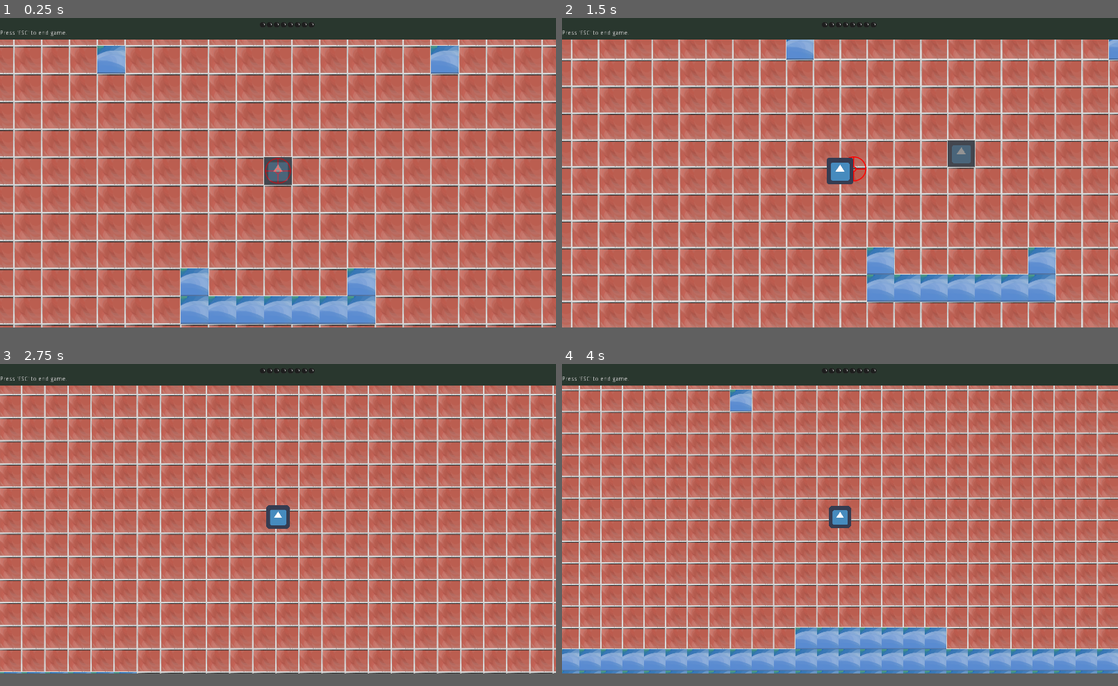
Above: before the commit, frames 1-4 (two rows, left to right).
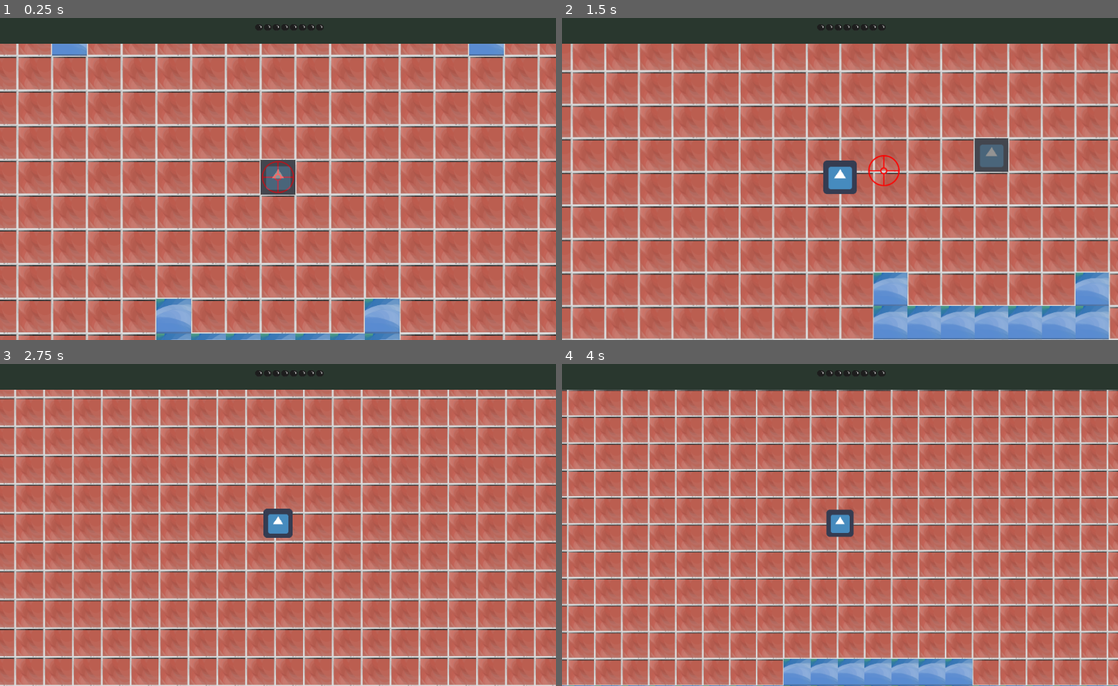
Above: after the commit, the same moments.

Repository: TrueSgtMonkey/texture_progress_auto_update
Game: Godot game, scene res://scenes/Main.tscn
Same seed, same stepped clock (60 frames per second), same inputs: the game is played once before the commit and once after it. The engine's default icon, where the game draws it, is replaced by a stand-in: a white triangle on a blue panel in a dark square.
Inputs (mouse positions are in pixels of both pictures, inside the frame that each line leads up to):
- Up to frame 1 (0.25 s): no input
- Up to frame 2 (1.5 s): tap Enter at 0.5 s; move the mouse to (962, 156) at 0.52 s; press the mouse at (962, 156) at 0.53 s; tap Space at 1.25 s; move the mouse to (728, 185) at 1.27 s; release the mouse at (728, 185) at 1.28 s; click (728, 185) at 1.35 s
- Up to frame 3 (2.75 s): move the mouse to (333, 447) at 2.02 s; press the mouse at (333, 447) at 2.03 s
- Up to frame 4 (4 s): move the mouse to (812, 579) at 2.77 s; release the mouse at (812, 579) at 2.78 s; click (812, 579) at 2.85 s; move the mouse to (1006, 563) at 3.52 s; press the mouse at (1006, 563) at 3.53 s
In our replay, the window is 800x450 before the commit and 800x468 after it. These sizes can differ from the game's own. Grey fills any space a smaller window leaves; there, only what the larger window draws over its background counts as a difference.

The runs differ from the first frame. In frame 1, 43% of the frame differs, in the area x 0-100%, y 1-100%; in frame 2, 43%; in frame 3, 38%; in frame 4, 44%.

Commit message:
Revert "project_end"
This reverts commit 5c610c89210dade77f9680c392bf6f729e2e45b5.

Diff:
--- a/project/Events.gd
+++ /dev/null
@@ -1,3 +0,0 @@
-extends Node
-
-signal power_changed(power)
--- a/project/Events.tscn
+++ /dev/null
@@ -1,6 +0,0 @@
-[gd_scene load_steps=2 format=2]
-
-[ext_resource path="res://Events.gd" type="Script" id=1]
-
-[node name="Events" type="Node"]
-script = ExtResource( 1 )
--- a/project/Globals.gd
+++ b/project/Globals.gd
@@ -1,7 +1,3 @@
 extends Node
 
 var shot := false
-
-func _input(event):
-	if event.is_action_pressed("end_game"):
-		get_tree().quit()
--- a/project/project.godot
+++ b/project/project.godot
@@ -22,15 +22,6 @@
 [autoload]
 
 Globals="*res://Globals.tscn"
-Events="*res://Events.tscn"
-
-[display]
-
-window/size/width=1280
-window/size/height=720
-window/size/fullscreen=true
-window/stretch/mode="2d"
-window/stretch/aspect="keep"
 
 [input]
 
@@ -39,11 +30,6 @@
 "events": [ Object(InputEventMouseButton,"resource_local_to_scene":false,"resource_name":"","device":0,"alt":false,"shi …(212 unchanged characters)…
  ]
 }
-end_game={
-"deadzone": 0.5,
-"events": [ Object(InputEventKey,"resource_local_to_scene":false,"resource_name":"","device":0,"alt":false,"shift":false,"control":false,"meta":false,"command":false,"pressed":false,"scancode":16777217,"unicode":0,"echo":false,"script":null)
- ]
-}
 
 [rendering]
 
--- a/project/scenes/HBoxContainer.gd
+++ /dev/null
@@ -1,7 +0,0 @@
-extends HBoxContainer
-
-func _ready():
-	Events.connect("power_changed", self, "updateTexture")
-
-func updateTexture(power : int):
-	$TextureProgress.value = power
--- a/project/scenes/ShootTarget.gd
+++ b/project/scenes/ShootTarget.gd
@@ -30,17 +30,14 @@
 	shotInstance.global_position = global_position
 	get_parent().add_child(shotInstance)
 	weakShot = false
-	setPower(0)
+	power = 0
 	Globals.shot = true
 
-func setPower(power):
-	self.power = power
-	Events.emit_signal("power_changed", power)
-
 func count():
-	setPower(power + 1)
+	power += 1
 	if weakShot:
-		setPower(1)
+		power = 1
 	if(power == 9):
-		setPower(1)
+		power = 1
 		weakShot = true
+	print(power)
--- a/project/scenes/UI.tscn
+++ b/project/scenes/UI.tscn
@@ -1,8 +1,7 @@
-[gd_scene load_steps=5 format=2]
+[gd_scene load_steps=4 format=2]
 
 [ext_resource path="res://textures/power_bar_back.png" type="Texture" id=1]
 [ext_resource path="res://textures/power_bar.png" type="Texture" id=2]
-[ext_resource path="res://scenes/HBoxContainer.gd" type="Script" id=3]
 
 [sub_resource type="StyleBoxFlat" id=1]
 bg_color = Color( 0.164706, 0.219608, 0.184314, 1 )
@@ -34,35 +33,20 @@
 "_edit_use_anchors_": false
 }
 
-[node name="VBoxContainer" type="VBoxContainer" parent="Panel/MarginContainer"]
+[node name="HBoxContainer" type="HBoxContainer" parent="Panel/MarginContainer"]
 margin_top = 16.0
-margin_right = 683.0
-margin_bottom = 88.0
-
-[node name="HBoxContainer" type="HBoxContainer" parent="Panel/MarginContainer/VBoxContainer"]
-margin_right = 683.0
-margin_bottom = 16.0
+margin_right = 1067.0
+margin_bottom = 94.0
 custom_constants/separation = 16
 alignment = 1
-script = ExtResource( 3 )
 __meta__ = {
 "_edit_use_anchors_": false
 }
 
-[node name="TextureProgress" type="TextureProgress" parent="Panel/MarginContainer/VBoxContainer/HBoxContainer"]
-margin_left = 276.0
-margin_right = 406.0
-margin_bottom = 16.0
+[node name="TextureProgress" type="TextureProgress" parent="Panel/MarginContainer/HBoxContainer"]
+margin_left = 468.0
+margin_right = 598.0
+margin_bottom = 78.0
 max_value = 8.0
 texture_under = ExtResource( 1 )
 texture_progress = ExtResource( 2 )
-
-[node name="MarginContainer" type="MarginContainer" parent="Panel/MarginContainer/VBoxContainer"]
-margin_top = 20.0
-margin_right = 683.0
-margin_bottom = 34.0
-
-[node name="Label" type="Label" parent="Panel/MarginContainer/VBoxContainer/MarginContainer"]
-margin_right = 683.0
-margin_bottom = 14.0
-text = "Press 'ESC' to end game."
